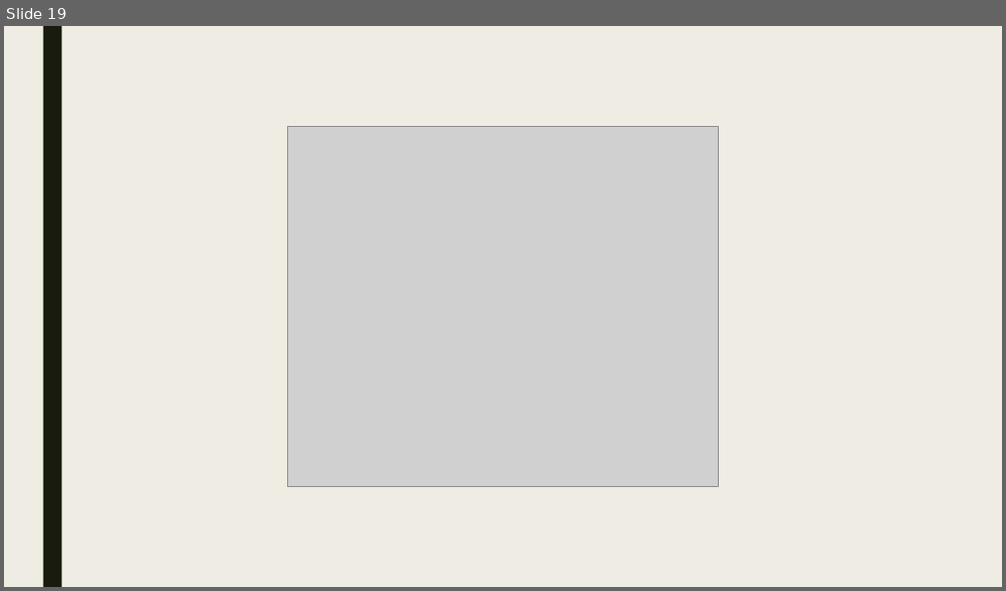
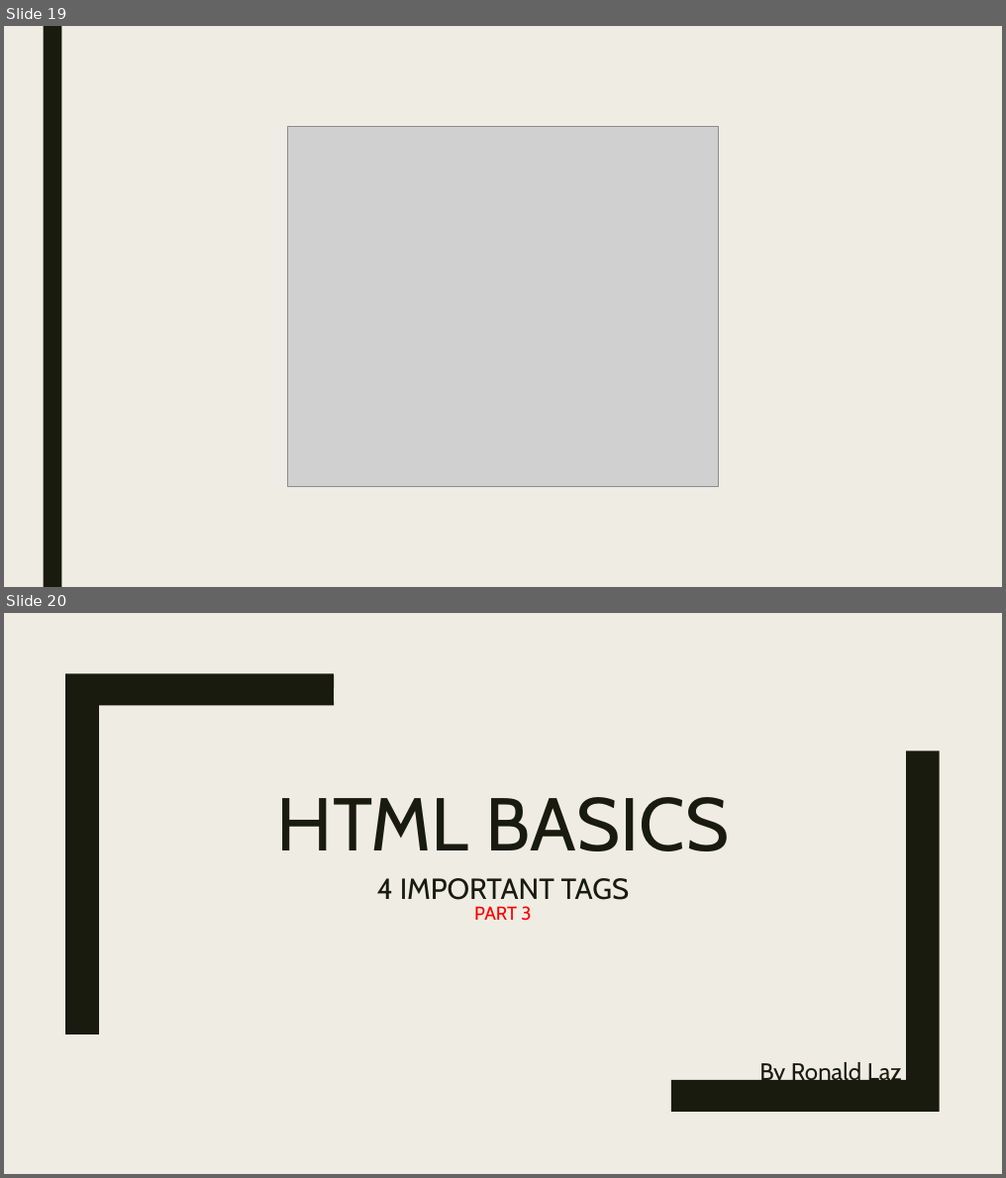
Before and after one commit to lexus654/basic_HTML-CSS_tutorial, a slide deck: HTML BASICS.pptx. Shown one above the other, each under a label of ours: slide 19 before the commit, slides 19 and 20 after it. The pictures are 1006x591 and 1006x1178 pixels, drawn with LibreOffice and Linux fonts; fonts in the diff are those of the drawing; grey boxes stand for pictures. Boxes give left, top, right and bottom in pixels: in the first picture for what was removed or moved away, otherwise in the second. Text is boxed around its words. In the diff, an @@ line names an element or a change of style, - is before the commit and + after.

```diff
--- a/HTML BASICS.pptx
+++ b/HTML BASICS.pptx
@@ slide 20 added at bbox=[4, 613, 1002, 1174], background #EFEDE3 @@
@@ freeform shape added at bbox=[65, 673, 334, 1035], fill #191B0E @@
@@ freeform shape added at bbox=[672, 751, 940, 1112], fill #191B0E @@
@@ title added at bbox=[277, 797, 729, 852], 72 pt, text #191B0E @@
+HTML BASICS
@@ text added at bbox=[377, 878, 630, 900], 28 pt, text #191B0E @@
+4 IMPORTANT TAGS
@@ text added at bbox=[474, 906, 531, 921], 18 pt, text #FF0000 @@
+PART 3
@@ subtitle added at bbox=[759, 1059, 902, 1086], 23 pt, text #191B0E @@
+By Ronald Laz
```
Also in this commit, not shown: 3 other slides added, 2 other files.
